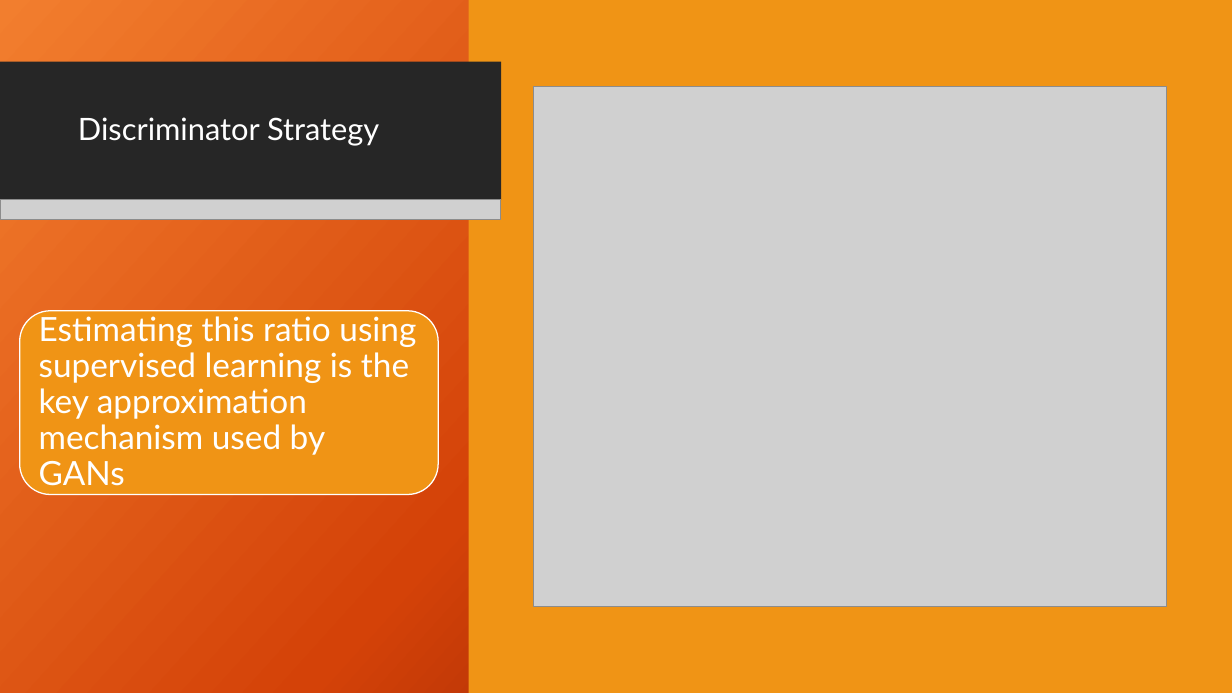
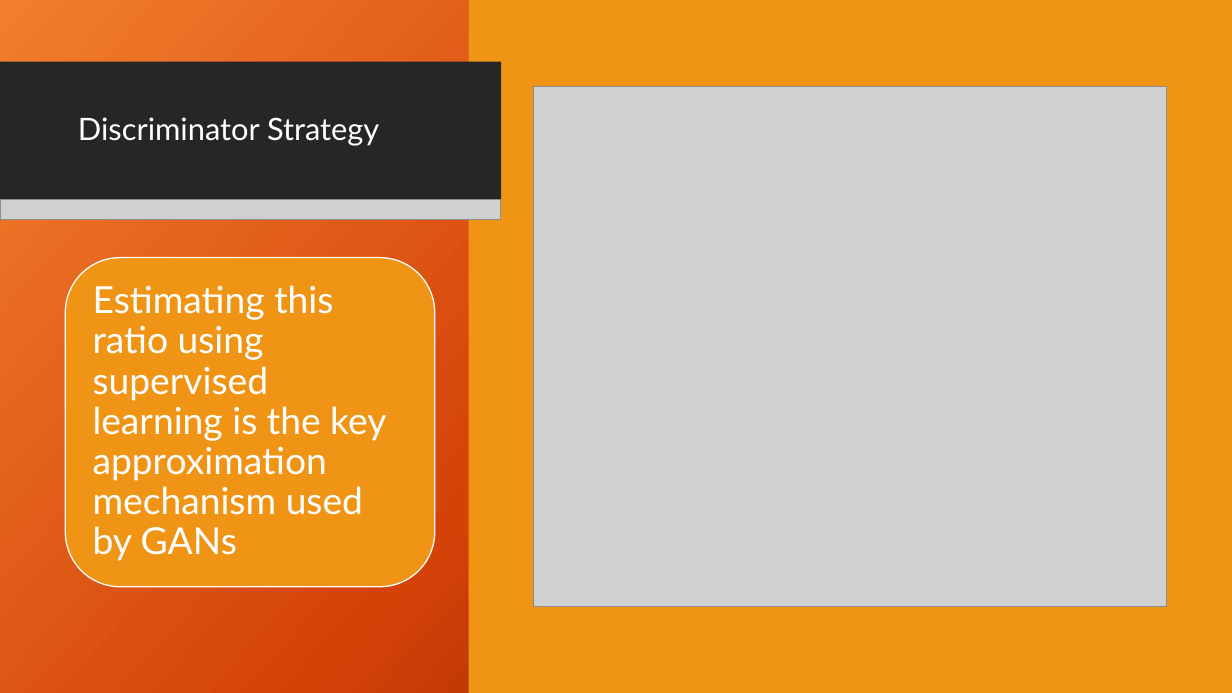
Before and after one commit to agx01/gans_presentation, a slide deck: slide 10 of GANs_Presentation.pptx (slide 8 before the commit). Drawn at 1232x693 pixels with LibreOffice and Linux fonts; fonts in the diff are those of the drawing; grey boxes stand for pictures; background and template pictures are left out. Boxes give left, top, right and bottom in pixels: in the first picture for what was removed or moved away, otherwise in the second. Text is boxed around its words. In the diff, an @@ line names an element or a change of style, - is before the commit and + after.

```diff
--- a/GANs_Presentation.pptx
+++ b/GANs_Presentation.pptx
@@ rounded rectangle: place and size @@
-rounded rectangle at (19, 311, 438, 494)
+rounded rectangle at (66, 258, 435, 587)
@@ text "Estimating this ratio using supervised ...": place and size @@
-text "Estimating this ratio using supervised ..." at (39, 313, 416, 492)
+text "Estimating this ratio using supervised ..." at (93, 285, 386, 561)
@@ text "Estimating this ratio using supervised ..." at (93, 285, 386, 561): size 26 to 29 pt; more space between paragraphs @@
```
Also in this commit, not shown: 2 slides added.
